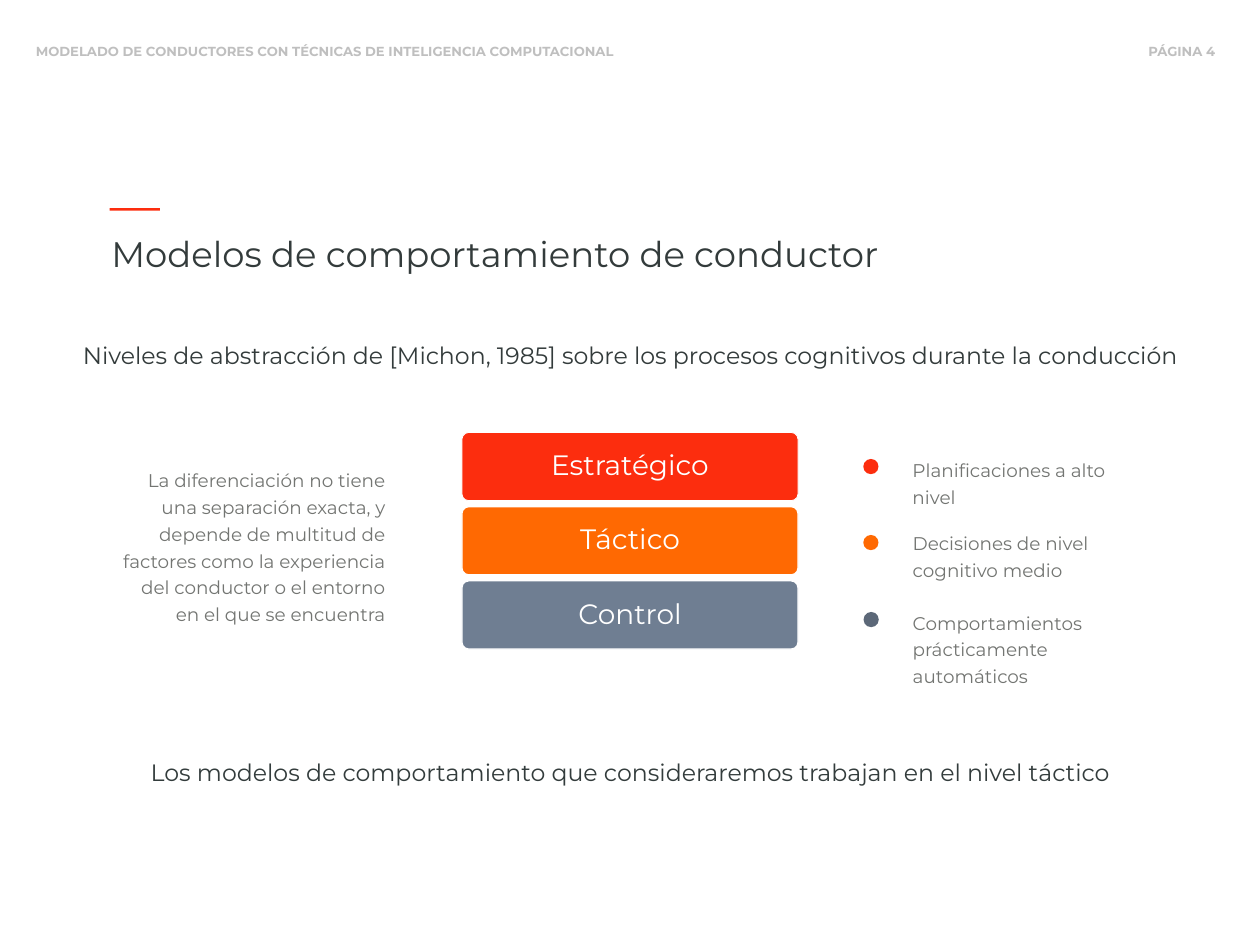
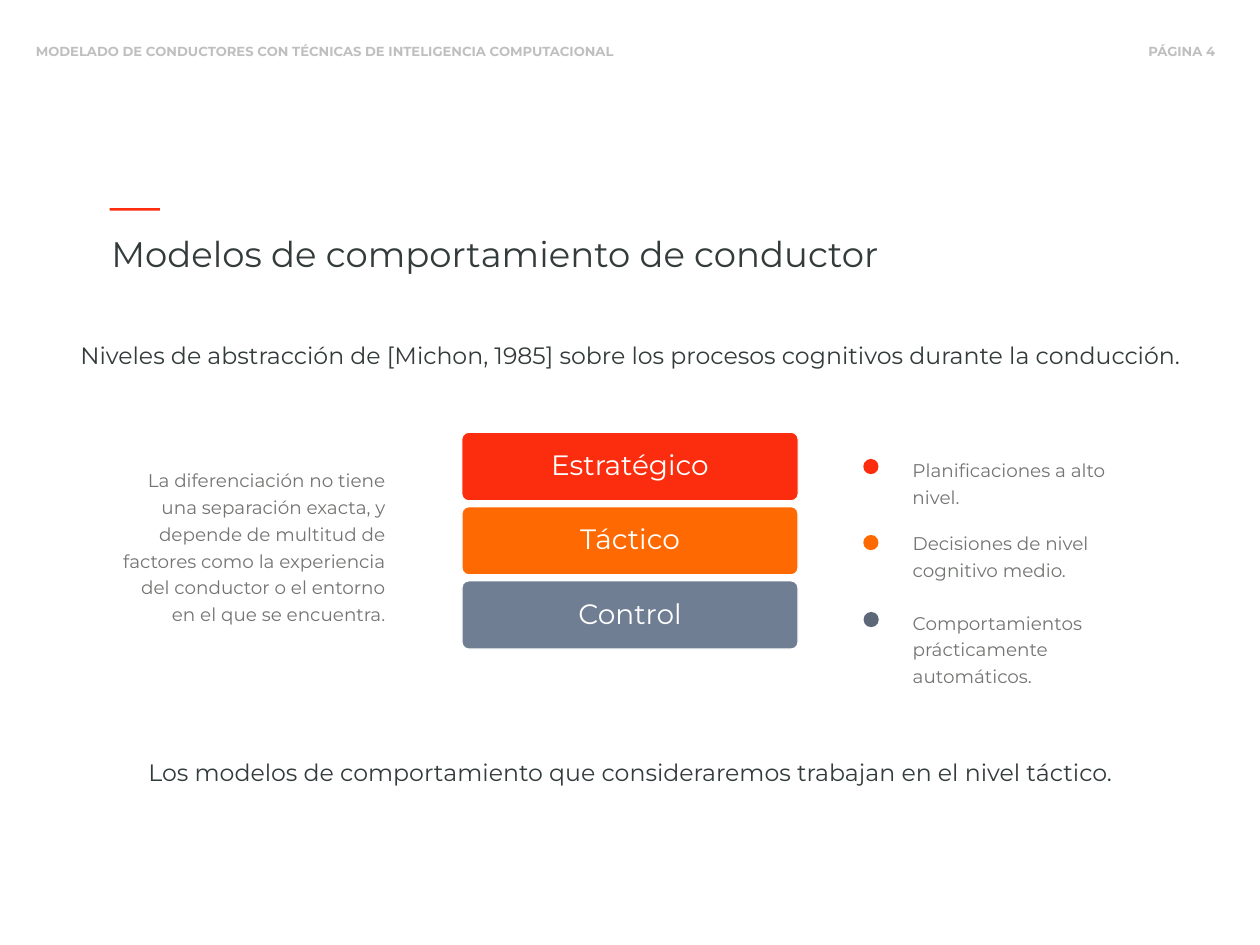
Before and after one commit to blazaid/PhD-Alberto, a slide deck: slide 4 of slides/phd-slides.pptx. Drawn at 1260x945 pixels with LibreOffice and Linux fonts; fonts in the diff are those of the drawing. Boxes give left, top, right and bottom in pixels: in the first picture for what was removed or moved away, otherwise in the second. Text is boxed around its words. In the diff, an @@ line names an element or a change of style, - is before the commit and + after.

```diff
--- a/slides/phd-slides.pptx
+++ b/slides/phd-slides.pptx
@@ text at <box>80,346,1180,369</box>: text changed @@
-Niveles de abstracción de [Michon, 1985] sobre los procesos cognitivos durante la conducción
+Niveles de abstracción de [Michon, 1985] sobre los procesos cognitivos durante la conducción.
@@ text at <box>123,473,386,625</box>: text changed @@
-La diferenciación no tiene una separación exacta, y depende de multitud de factores como la experiencia del conductor o el entorno en el que se encuentra
+La diferenciación no tiene una separación exacta, y depende de multitud de factores como la experiencia del conductor o el entorno en el que se encuentra.
@@ text at <box>912,463,1105,504</box>: text changed @@
-Planificaciones a alto nivel
+Planificaciones a alto nivel.
@@ text at <box>913,536,1088,581</box>: text changed @@
-Decisiones de nivel cognitivo medio
+Decisiones de nivel cognitivo medio.
@@ text at <box>913,616,1082,683</box>: text changed @@
-Comportamientos prácticamente automáticos
+Comportamientos prácticamente automáticos.
@@ text at <box>148,763,1111,786</box>: text changed @@
-Los modelos de comportamiento que consideraremos trabajan en el nivel táctico
+Los modelos de comportamiento que consideraremos trabajan en el nivel táctico.
```
Also in this commit, not shown: 35 other slides changed, 1 other file.
